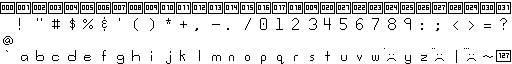
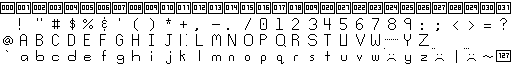
Comparing the layer stacks of the two 512x64 images. Changes:
painted on "Background" over (x1=20, y1=34, x2=429, y2=47)
